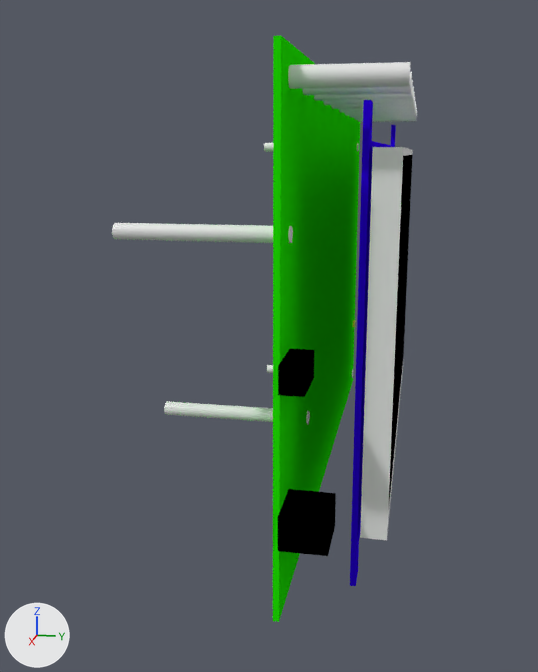
The Blender file 3D_Prints/Final_draft/final_v1.blend, before and after one commit.
Camera for both pictures: a 50 mm lens placed at (0.263, 0.03, 0.113), pointed at (0.003, -0.022, 0.048). Every picture has the same lights, and +X, +Y and +Z are marked at lower left.

Script lines for the objects in view, before the commit:
```python
ob_cylinder = bpy.data.objects.new('Cylinder', me_cylinder)
ob_cylinder.parent = ob_pcb_main
ob_cylinder.location = (0.0915, 0.0138, 0.129)
ob_cylinder.rotation_euler = (1.571, 0.0, 0.0)  # degrees (90, 0, 0)
ob_cylinder.scale = (0.0025, 0.0025, 0.013)
ob_lcd_screen = bpy.data.objects.new('LCD_Screen', me_cube_003)
ob_lcd_screen.parent = ob_lcd_bezel
ob_lcd_screen.location = (0.002, 0.0905, 0.0355)
ob_lcd_screen.scale = (0.0785, 0.0035, 0.045)
ob_powerjack = bpy.data.objects.new('powerJack', me_cube)
ob_powerjack.parent = ob_pcb_main
ob_powerjack.location = (0.097, 0.0068, 0.025)
ob_powerjack.scale = (0.0075, 0.006, 0.0045)
ob_powerjack_001 = bpy.data.objects.new('powerJack.001', me_cube_009)
ob_powerjack_001.parent = ob_pcb_main
ob_powerjack_001.location = (0.097, 0.0038, 0.063)
ob_powerjack_001.scale = (0.0075, 0.003, 0.0035)
# also in view: 'standooff1' at (0.091, -0.021, 0.094); 'Cylinder.001' at (0.072, 0.014, 0.129); 'PCB_MAIN' at (0.0, 0.0, 0.068); 'LCD_Bezel' at (0.0, 0.022, 0.064); 'LCD_PCB' at (0.0, 0.017, 0.062)
```
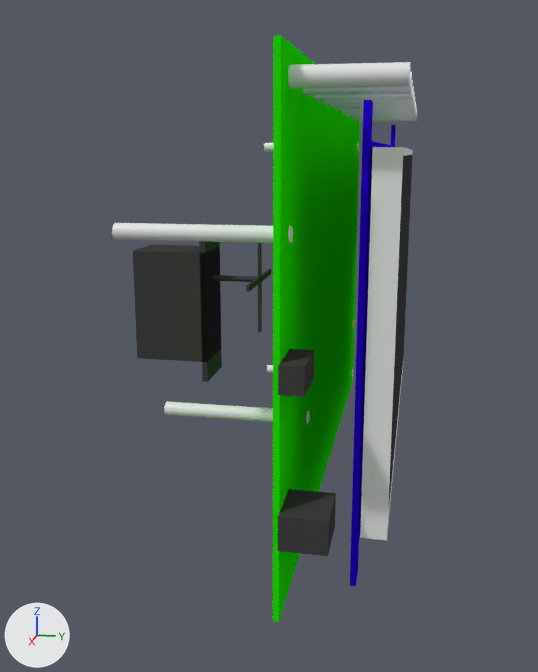
What differs and where, as boxes (x1, y1, x2, y2) in the pictures (538 x 672 px):
'Servo', added (black): after (133, 241, 222, 382)
'powerJack', recoloured: (278, 489, 336, 556) in both
'LCD_Screen', recoloured: (390, 155, 412, 483) in both
'powerJack.001', recoloured: (278, 349, 314, 397) in both
'Blade', added: after (246, 243, 271, 332)
'Cylinder.010', added: after (212, 275, 257, 282)

The change, as a diff of the scene's bpy script:
```diff
--- a/3D_Prints/Final_draft/final_v1.blend.py
+++ b/3D_Prints/Final_draft/final_v1.blend.py
@@ mat_material_002 @@
 mat_material_002 = diffuse_material('Material.002')
-mat_material_002.base_color = (0.0, 0.0, 0.0)  # black #000000
+mat_material_002.base_color = (0.0549, 0.0521, 0.0521)  # black #424141
@@ me_cube_014 @@
+me_cube_014.from_pydata(...)  # a box spanning x -1.0..1.0, y -1.0..1.0, z -1.0..1.0; a box spanning x -19.5..19.5, y -1.0..1.0, z -0.1..0.1
+me_cube_014.materials.append(mat_material_002)  # black #424141
@@ me_cube_011 @@
+me_cube_011.from_pydata(...)  # a box spanning x -1.0..1.0, y -1.0..1.0, z -1.0..1.0; a box spanning x -1.0..1.0, y 0.85..1.0, z -1.38..1.38
+me_cube_011.materials.append(mat_material_002)  # black #424141
@@ me_cylinder_009 @@
+me_cylinder_009.from_pydata(...)  # a 32-sided cylinder along z spanning x -1.0..1.0, y -1.0..1.0, z -1.0..1.0
+me_cylinder_009.materials.append(mat_material_002)  # black #424141
@@ ob_blade @@
+ob_blade = bpy.data.objects.new('Blade', me_cube_014)
+ob_blade.parent = ob_servo
+ob_blade.matrix_parent_inverse = Matrix(((100.0, 0.0, 0.0, 0.0), (0.0, 74.07, 0.0, 0.0), (0.0, 0.0, 50.0, 0.0), (0.0, 0.0, 0.0, 1.0)))
+ob_blade.location = (0.0, 0.031, 0.0095)
+ob_blade.rotation_euler = (0.0, 1.571, 0.0)  # degrees (0, 90, 0)
+ob_blade.scale = (0.001, 0.0005, 0.0195)
@@ ob_servo @@
+ob_servo = bpy.data.objects.new('Servo', me_cube_011)
+ob_servo.parent = ob_pcb_main
+ob_servo.matrix_parent_inverse = Matrix(((9.709, 0.0, 0.0, 0.0), (0.0, 1250.0, 0.0, 0.0), (0.0, 0.0, 14.71, -1.0), (0.0, 0.0, 0.0, 1.0)))
+ob_servo.location = (0.0, -0.0568, 0.0585)
+ob_servo.scale = (0.01, 0.0135, 0.02)
@@ ob_cylinder_010 @@
+ob_cylinder_010 = bpy.data.objects.new('Cylinder.010', me_cylinder_009)
+ob_cylinder_010.parent = ob_servo
+ob_cylinder_010.matrix_parent_inverse = Matrix(((100.0, 0.0, 0.0, 0.0), (0.0, 74.07, 0.0, 0.0), (0.0, 0.0, 50.0, 0.0), (0.0, 0.0, 0.0, 1.0)))
+ob_cylinder_010.location = (0.0, 0.0223, 0.0095)
+ob_cylinder_010.rotation_euler = (1.571, 0.0, 0.0)  # degrees (90, 0, 0)
+ob_cylinder_010.scale = (0.0015, 0.001, 0.00915)
```
